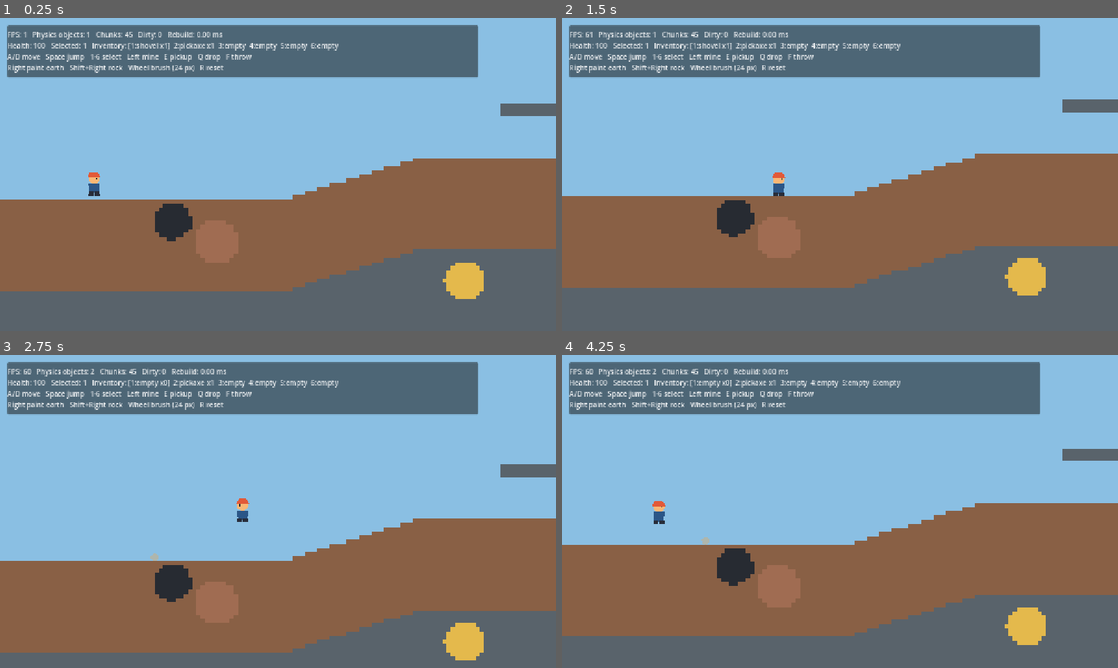
Above: before the commit, frames 1-4 (two rows, left to right).
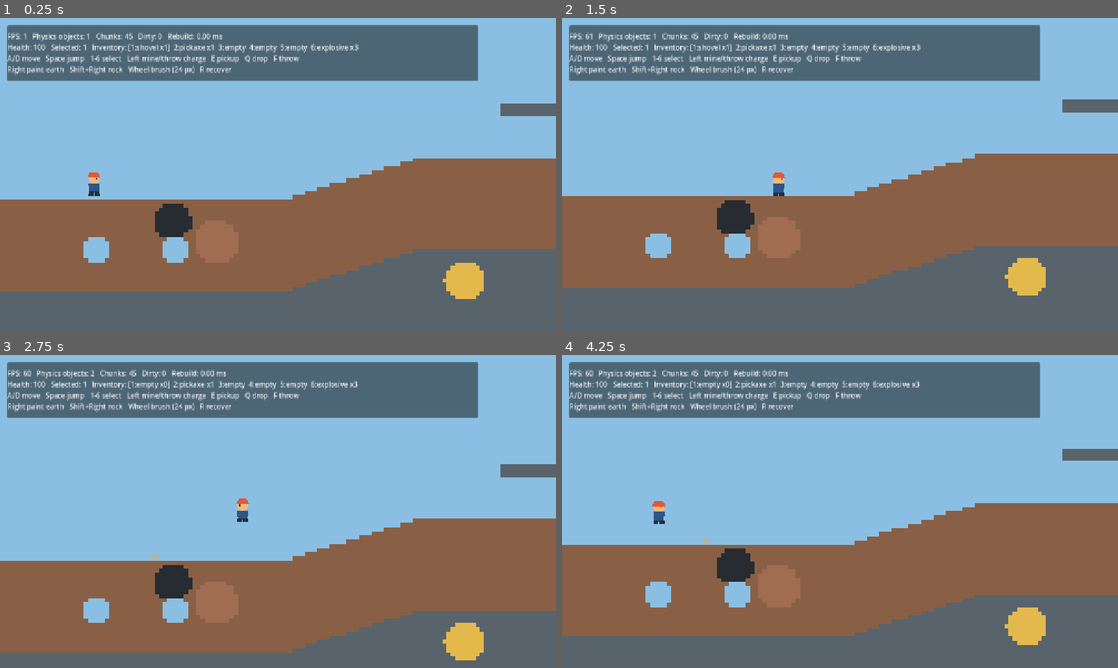
Above: after the commit, the same moments.

Repository: hannosgit/clonker
Game: Godot game, scene res://scenes/sandbox.tscn
Two runs of this game, one before a commit and one after it. Both use one fixed random seed, a clock stepped at 60 frames per second and the inputs below.
Inputs (mouse positions are in pixels of both pictures, inside the frame that each line leads up to):
- Up to frame 1 (0.25 s): no input
- Up to frame 2 (1.5 s): tap Enter at 0.5 s; move the mouse to (962, 158) at 0.52 s; hold D (move_right) from 0.53 s (still down); tap Q (drop_item) at 0.6 s; click (962, 158) at 0.67 s; tap Space (jump) at 0.77, 1.07 s; tap E (pickup_item) at 0.8, 1.35 s; move the mouse to (728, 190) at 1.27 s; click (728, 190) at 1.42 s
- Up to frame 3 (2.75 s): tap Space (jump) at 1.52, 1.82, 2.3 s; tap F (throw_item) at 1.55, 2.1 s; move the mouse to (333, 442) at 2.02 s; release D (move_right) at 2.03 s; hold A (move_left) from 2.03 s (still down); click (333, 442) at 2.17 s
- Up to frame 4 (4.25 s): move the mouse to (812, 574) at 2.77 s; release A (move_left) at 2.78 s; hold D (move_right) from 2.78 s (still down); tap Space (jump) at 2.85, 3.02, 3.32, 3.77, 4.07 s; click (812, 574) at 2.92 s; tap Q (drop_item) at 3.05, 3.6 s; move the mouse to (1006, 558) at 3.52 s; click (1006, 558) at 3.67 s; tap E (pickup_item) at 3.8 s; tap R (restart_sandbox) at 4.15 s

The runs differ from the first frame. In frame 1, 4.3% of the frame differs, in the area x 1-86%, y 4-79%; in frame 2, 4.3%; in frame 3, 4.3%; in frame 4, 4.4%, in the area x 1-86%, y 4-81%.

Commit message:
milestone 4

Diff:
--- a/data/items.json
+++ b/data/items.json
@@ -1,6 +1,7 @@
 [
   {"id": "shovel", "name": "Shovel", "kind": "tool", "color": "#aeb6ad", "max_stack": 1, "tool": {"reach": 90.0, "radius": 16.0, "cooldown": 0.18, "power": {"1": 1.5}}},
   {"id": "pickaxe", "name": "Pickaxe", "kind": "tool", "color": "#91a6bb", "max_stack": 1, "tool": {"reach": 82.0, "radius": 14.0, "cooldown": 0.28, "power": {"1": 1.0, "2": 3.5, "3": 2.5, "4": 3.5, "5": 4.5}}},
+  {"id": "explosive", "name": "Timed charge", "kind": "explosive", "color": "#dc5839", "max_stack": 6, "fuse": 2.0, "blast_radius": 112.0, "blast_power": 8.0, "damage": 85.0},
   {"id": "coal", "name": "Coal", "kind": "resource", "color": "#242830", "max_stack": 32},
   {"id": "ore", "name": "Ore", "kind": "resource", "color": "#bd7d5d", "max_stack": 32},
   {"id": "gold", "name": "Gold", "kind": "resource", "color": "#f1c74e", "max_stack": 32}
--- a/project.godot
+++ b/project.godot
@@ -1,4 +1,4 @@
-; Character sandbox — Godot 4.4.1
+; Clonker sandbox — Godot 4.4.1
 config_version=5
 
 [application]
--- a/scenes/debug_overlay.tscn
+++ b/scenes/debug_overlay.tscn
@@ -9,7 +9,7 @@
 offset_left = 16.0
 offset_top = 16.0
 offset_right = 1100.0
-offset_bottom = 136.0
+offset_bottom = 144.0
 modulate = Color(1, 1, 1, 0.9)
 
 [node name="Label" type="Label" parent="Panel"]
--- a/scenes/sandbox.tscn
+++ b/scenes/sandbox.tscn
@@ -1,9 +1,10 @@
-[gd_scene load_steps=5 format=3]
+[gd_scene load_steps=6 format=3]
 
 [ext_resource type="Script" path="res://scripts/game_session.gd" id="1"]
 [ext_resource type="PackedScene" path="res://scenes/sandbox_world.tscn" id="2"]
 [ext_resource type="PackedScene" path="res://scenes/character.tscn" id="3"]
 [ext_resource type="PackedScene" path="res://scenes/debug_overlay.tscn" id="4"]
+[ext_resource type="Script" path="res://scripts/explosion_system.gd" id="5"]
 
 [node name="Sandbox" type="Node2D"]
 script = ExtResource("1")
@@ -15,4 +16,7 @@
 
 [node name="Items" type="Node2D" parent="."]
 
+[node name="Explosions" type="Node2D" parent="."]
+script = ExtResource("5")
+
 [node name="DebugOverlay" parent="." instance=ExtResource("4")]
--- /dev/null
+++ b/scenes/timed_explosive.tscn
@@ -0,0 +1,28 @@
+[gd_scene load_steps=3 format=3]
+
+[ext_resource type="Script" path="res://scripts/timed_explosive.gd" id="1"]
+
+[sub_resource type="CircleShape2D" id="1"]
+radius = 7.0
+
+[node name="TimedExplosive" type="RigidBody2D"]
+script = ExtResource("1")
+collision_layer = 4
+collision_mask = 1
+can_sleep = true
+linear_damp = 0.7
+angular_damp = 1.5
+
+[node name="CollisionShape2D" type="CollisionShape2D" parent="."]
+shape = SubResource("1")
+
+[node name="Visual" type="Polygon2D" parent="."]
+color = Color(0.86, 0.34, 0.22, 1)
+polygon = PackedVector2Array(-7, -7, 7, -7, 7, 7, -7, 7)
+
+[node name="Count" type="Label" parent="."]
+offset_left = -12.0
+offset_top = -25.0
+offset_right = 22.0
+offset_bottom = -5.0
+theme_override_font_sizes/font_size = 12
--- a/scripts/character_controller.gd
+++ b/scripts/character_controller.gd
@@ -15,14 +15,30 @@
 var _coyote_timer := 0.0
 var _jump_buffer_timer := 0.0
 var health := 100
+var max_health := 100
 var inventory: CharacterInventory = Inventory.new()
 var tool_cooldown := 0.0
+var _shake_strength := 0.0
 
 @onready var _visual: Node2D = $Visual
 @onready var _camera: Camera2D = $Camera2D
 
 
+func _process(delta: float) -> void:
+	_shake_strength = move_toward(_shake_strength, 0.0, 22.0 * delta)
+	_camera.offset = Vector2(randf_range(-1.0, 1.0), randf_range(-1.0, 1.0)) * _shake_strength
+
+
+func shake_camera(strength: float) -> void:
+	_shake_strength = maxf(_shake_strength, minf(strength, 4.0))
+
+
 func _physics_process(delta: float) -> void:
+	if health <= 0:
+		velocity.y = minf(velocity.y + gravity * delta, max_fall_speed)
+		velocity.x = move_toward(velocity.x, 0.0, ground_friction * delta)
+		move_and_slide()
+		return
 	var direction := Input.get_axis("move_left", "move_right")
 	var rate := acceleration if is_on_floor() else air_acceleration
 	if is_zero_approx(direction) and is_on_floor():
@@ -67,3 +83,17 @@
 	_coyote_timer = 0.0
 	_jump_buffer_timer = 0.0
 	_camera.reset_smoothing()
+	_camera.offset = Vector2.ZERO
+	_shake_strength = 0.0
+
+
+func receive_damage(amount: float, impulse: Vector2) -> void:
+	if health <= 0:
+		return
+	health = maxi(0, health - ceili(maxf(amount, 0.0)))
+	velocity += impulse
+
+
+func revive_at(spawn_position: Vector2) -> void:
+	health = max_health
+	reset_at(spawn_position)
--- a/scripts/debug_overlay.gd
+++ b/scripts/debug_overlay.gd
@@ -15,5 +15,6 @@
 			var name: String = stack.get("id", "empty")
 			var quantity: int = stack.get("quantity", 0)
 			inventory_text += "%s%d:%s%s  " % ["[" if i == _session.inventory.selected else "", i + 1, name, (" x%d]" % quantity) if i == _session.inventory.selected else (" x%d" % quantity if quantity > 0 else "")]
-		_label.text = "FPS: %d   Physics objects: %d   Chunks: %d   Dirty: %d   Rebuild: %.2f ms\nHealth: %d   Selected: %d   Inventory: %s\nA/D move   Space jump   1-6 select   Left mine   E pickup   Q drop   F throw\nRight paint earth   Shift+Right rock   Wheel brush (%.0f px)   R reset" % [Engine.get_frames_per_second(), _session.physics_object_count(), _world.chunks.size(), _world.dirty_chunks.size(), _world.last_rebuild_us / 1000.0, _session.get_node("Character").health, _session.inventory.selected + 1, inventory_text, _session.brush_radius]
+		var dead: bool = _session.get_node("Character").health <= 0
+		_label.text = "FPS: %d   Physics objects: %d   Chunks: %d   Dirty: %d   Rebuild: %.2f ms\nHealth: %d%s   Selected: %d   Inventory: %s\nA/D move   Space jump   1-6 select   Left mine/throw charge   E pickup   Q drop   F throw\nRight paint earth   Shift+Right rock   Wheel brush (%.0f px)   R recover" % [Engine.get_frames_per_second(), _session.physics_object_count(), _world.chunks.size(), _world.dirty_chunks.size(), _world.last_rebuild_us / 1000.0, _session.get_node("Character").health, "   DEAD: press R" if dead else "", _session.inventory.selected + 1, inventory_text, _session.brush_radius]
 		_time_until_refresh = 0.2
--- /dev/null
+++ b/scripts/explosion_system.gd
@@ -0,0 +1,104 @@
+extends Node2D
+class_name ExplosionSystem
+
+const Materials = preload("res://scripts/material_catalog.gd")
+const Items = preload("res://scripts/item_catalog.gd")
+const ExplosiveScript = preload("res://scripts/timed_explosive.gd")
+const MAX_DETONATIONS_PER_TICK := 8
+const EFFECT_DURATION := 0.32
+
+var pending: Array[WorldItem] = []
+var detonation_count := 0
+var last_batch_count := 0
+var _effects: Array[Dictionary] = []
+@onready var _world: SandboxWorld = get_parent().get_node("World")
+@onready var _items: Node2D = get_parent().get_node("Items")
+@onready var _player: CharacterController = get_parent().get_node("Character")
+
+
+func enqueue(charge: WorldItem) -> void:
+	pending.append(charge)
+
+
+func _physics_process(_delta: float) -> void:
+	last_batch_count = 0
+	while not pending.is_empty() and last_batch_count < MAX_DETONATIONS_PER_TICK:
+		var charge: WorldItem = pending.pop_front()
+		if not is_instance_valid(charge) or charge.is_queued_for_deletion():
+			continue
+		var definition: Dictionary = Items.get_definition(charge.item_id)
+		explode(charge.global_position, float(definition["blast_radius"]), float(definition["blast_power"]), float(definition["damage"]), charge)
+		charge.queue_free()
+		detonation_count += 1
+		last_batch_count += 1
+
+
+func explode(center: Vector2, radius: float, power: float, max_damage: float, source: Node = null) -> Dictionary:
+	var edits: Array = []
+	var resistance: Dictionary = {}
+	var first := _world.world_to_cell(center - Vector2.ONE * radius)
+	var last := _world.world_to_cell(center + Vector2.ONE * radius)
+	for y in range(maxi(0, first.y), mini(_world.HEIGHT - 1, last.y) + 1):
+		for x in range(maxi(0, first.x), mini(_world.WIDTH - 1, last.x) + 1):
+			var cell := Vector2i(x, y)
+			var material := _world.get_cell_material(cell)
+			if not Materials.is_solid(material):
+				continue
+			var middle := _world.cell_to_world(cell) + Vector2.ONE * _world.CELL_SIZE * 0.5
+			if not resistance.has(material):
+				resistance[material] = float(Materials.get_definition(material)["blast_resistance"])
+			if blast_strength(middle.distance_to(center), radius, power) >= resistance[material]:
+				edits.append({"cell": cell, "material": Materials.SKY})
+	var removed := _world.apply_edits(edits)
+	for body in [_player] + _items.get_children():
+		if body == source or body.is_queued_for_deletion():
+			continue
+		var distance: float = body.global_position.distance_to(center)
+		var damage := damage_at(distance, radius, max_damage)
+		if damage <= 0.0:
+			continue
+		var direction: Vector2 = (body.global_position - center).normalized()
+		if direction == Vector2.ZERO:
+			direction = Vector2.UP
+		var impulse: Vector2 = direction * (1.0 - distance / radius) * (440.0 if body == _player else 180.0)
+		if body == _player:
+			_player.receive_damage(damage, impulse)
+		elif body is ExplosiveScript:
+			body.receive_damage(damage, impulse)
+		else:
+			body.receive_damage(damage, impulse)
+	for material in removed:
+		var material_definition: Dictionary = Materials.get_definition(material)
+		if material_definition.has("yield_item"):
+			get_parent()._spawn_resource(material_definition["yield_item"], int(removed[material]) * int(material_definition["yield_count"]), center)
+	_effects.append({"center": center, "time": EFFECT_DURATION, "radius": radius})
+	queue_redraw()
+	var camera_distance := _player.global_position.distance_to(center)
+	if camera_distance < radius * 3.0:
+		_player.shake_camera(4.0 * (1.0 - camera_distance / (radius * 3.0)))
+	return removed
+
+
+static func blast_strength(distance: float, radius: float, power: float) -> float:
+	return maxf(0.0, power * (1.0 - distance / radius)) if radius > 0.0 else 0.0
+
+
+static func damage_at(distance: float, radius: float, maximum: float) -> float:
+	return maxf(0.0, maximum * (1.0 - distance / radius)) if radius > 0.0 else 0.0
+
+
+func _process(delta: float) -> void:
+	for index in range(_effects.size() - 1, -1, -1):
+		_effects[index]["time"] -= delta
+		if _effects[index]["time"] <= 0.0:
+			_effects.remove_at(index)
+	if not _effects.is_empty():
+		queue_redraw()
+
+
+func _draw() -> void:
+	for effect in _effects:
+		var fraction: float = 1.0 - effect["time"] / EFFECT_DURATION
+		var center: Vector2 = to_local(effect["center"])
+		draw_circle(center, effect["radius"] * fraction * 0.6, Color(1.0, 0.62, 0.24, 0.23 * (1.0 - fraction)))
+		draw_arc(center, effect["radius"] * fraction, 0.0, TAU, 48, Color(1.0, 0.88, 0.54, 0.8 * (1.0 - fraction)), 4.0)
--- a/scripts/game_session.gd
+++ b/scripts/game_session.gd
@@ -7,6 +7,8 @@
 const Items = preload("res://scripts/item_catalog.gd")
 const MiningAction = preload("res://scripts/tool_action.gd")
 const ItemScene = preload("res://scenes/world_item.tscn")
+const ExplosiveScene = preload("res://scenes/timed_explosive.tscn")
+const ExplosiveScript = preload("res://scripts/timed_explosive.gd")
 
 @onready var _character: CharacterController = $Character
 @onready var _world: SandboxWorld = $World
@@ -23,12 +25,16 @@
 func _ready() -> void:
 	inventory.add("shovel", 1)
 	inventory.add("pickaxe", 1)
+	inventory.slots[5] = {"id": "explosive", "quantity": 3}
 
 
 func _physics_process(delta: float) -> void:
 	_character.tool_cooldown = maxf(0.0, _character.tool_cooldown - delta)
 	if Input.is_action_just_pressed("restart_sandbox") or _character.global_position.y > FALL_LIMIT:
-		_character.reset_at(SPAWN_POSITION)
+		_character.revive_at(SPAWN_POSITION)
+	if _character.health <= 0:
+		_flush_pending_yields()
+		return
 	if Input.is_action_pressed("terrain_dig") and _character.tool_cooldown <= 0.0:
 		_use_selected_tool(get_global_mouse_position())
 	if Input.is_action_pressed("terrain_paint"):
@@ -48,6 +54,11 @@
 	if stack.is_empty():
 		return {}
 	var definition: Dictionary = Items.get_definition(stack["id"])
+	if definition["kind"] == "explosive":
+		if _character.global_position.distance_to(target) > 340.0:
+			return {}
+		throw_explosive(target)
+		return {}
 	if not definition.has("tool"):
 		return {}
 	var tool: Dictionary = definition["tool"]
@@ -76,12 +87,31 @@
 
 
 func spawn_world_item(id: String, quantity: int, position: Vector2, impulse := Vector2.ZERO) -> WorldItem:
-	var item: WorldItem = ItemScene.instantiate()
+	var item: WorldItem = (ExplosiveScene if id == "explosive" else ItemScene).instantiate()
 	item.configure(id, quantity)
 	_items.add_child(item)
 	item.global_position = position
 	item.apply_central_impulse(impulse)
 	return item
+
+
+func throw_explosive(target: Vector2) -> WorldItem:
+	var stack := inventory.selected_stack()
+	if stack.get("id", "") != "explosive" or _character.health <= 0:
+		return null
+	var direction := (target - _character.global_position).normalized()
+	if direction == Vector2.ZERO:
+		direction = Vector2.RIGHT
+	var start := _character.global_position + direction * 27.0
+	if _world.solid_intersects(Rect2(start - Vector2.ONE * 7.0, Vector2.ONE * 14.0)):
+		start = _character.global_position + Vector2.UP * 28.0
+	var charge: WorldItem = spawn_world_item("explosive", 1, start, direction * 170.0 + Vector2.UP * 90.0)
+	charge.arm(float(Items.get_definition("explosive")["fuse"]))
+	inventory.slots[inventory.selected]["quantity"] = int(stack["quantity"]) - 1
+	if inventory.slots[inventory.selected]["quantity"] <= 0:
+		inventory.slots[inventory.selected] = {}
+	_character.tool_cooldown = 0.35
+	return charge
 
 
 func pickup_nearest() -> bool:
@@ -90,7 +120,7 @@
 	for child in _items.get_children():
 		var item := child as WorldItem
 		var distance := _character.global_position.distance_squared_to(item.global_position)
-		if distance < best_distance and inventory.capacity_for(item.item_id) > 0:
+		if distance < best_distance and inventory.capacity_for(item.item_id) > 0 and not (item is ExplosiveScript and item.armed):
 			closest = item
 			best_distance = distance
 	if closest == null:
@@ -110,6 +140,8 @@
 	var stack := inventory.selected_stack()
 	if stack.is_empty():
 		return null
+	if stack["id"] == "explosive" and throw_item:
+		return throw_explosive(get_global_mouse_position())
 	var direction := signf(get_global_mouse_position().x - _character.global_position.x)
 	if is_zero_approx(direction):
 		direction = 1.0
--- a/scripts/item_catalog.gd
+++ b/scripts/item_catalog.gd
@@ -14,7 +14,7 @@
 		assert(not _definitions.has(id), "Duplicate item ID: " + id)
 		assert(int(entry["max_stack"]) > 0, "Invalid stack size: " + id)
 		_definitions[id] = entry
-	for required in ["shovel", "pickaxe", "coal", "ore", "gold"]:
+	for required in ["shovel", "pickaxe", "explosive", "coal", "ore", "gold"]:
 		assert(_definitions.has(required), "Missing item: " + required)
 
 
--- a/scripts/sandbox_world.gd
+++ b/scripts/sandbox_world.gd
@@ -236,6 +236,8 @@
 	_paint_deposit(Vector2(-385, 425), 42.0, Materials.ORE)
 	_paint_deposit(Vector2(90, 500), 38.0, Materials.GOLD)
 	_paint_deposit(Vector2(470, 610), 46.0, Materials.ORE)
+	_carve_cave(Vector2(-615, 440), 25.0)
+	_carve_cave(Vector2(-465, 440), 25.0)
 
 
 func _paint_deposit(center: Vector2, radius: float, material: int) -> void:
@@ -247,3 +249,14 @@
 			var middle := cell_to_world(cell) + Vector2.ONE * CELL_SIZE * 0.5
 			if middle.distance_squared_to(center) <= radius * radius:
 				cells[y * WIDTH + x] = material
+
+
+func _carve_cave(center: Vector2, radius: float) -> void:
+	var first := world_to_cell(center - Vector2.ONE * radius)
+	var last := world_to_cell(center + Vector2.ONE * radius)
+	for y in range(maxi(first.y, 0), mini(last.y, HEIGHT - 1) + 1):
+		for x in range(maxi(first.x, 0), mini(last.x, WIDTH - 1) + 1):
+			var cell := Vector2i(x, y)
+			var middle := cell_to_world(cell) + Vector2.ONE * CELL_SIZE * 0.5
+			if middle.distance_squared_to(center) <= radius * radius:
+				cells[y * WIDTH + x] = Materials.SKY
--- /dev/null
+++ b/scripts/timed_explosive.gd
@@ -0,0 +1,34 @@
+extends WorldItem
+class_name TimedExplosive
+
+var armed := false
+var fuse_remaining := 0.0
+var detonation_requested := false
+
+
+func arm(fuse: float) -> void:
+	armed = true
+	fuse_remaining = maxf(fuse, 0.0)
+	$Count.text = "%.1f" % fuse_remaining
+
+
+func _physics_process(delta: float) -> void:
+	if not armed or detonation_requested:
+		return
+	fuse_remaining -= delta
+	$Count.text = "%.1f" % maxf(fuse_remaining, 0.0)
+	if fuse_remaining <= 0.0:
+		request_detonation()
+
+
+func request_detonation() -> void:
+	if detonation_requested or is_queued_for_deletion():
+		return
+	detonation_requested = true
+	armed = false
+	freeze = true
+	get_parent().get_parent().get_node("Explosions").enqueue(self)
+
+
+func receive_damage(_amount: float, _impulse: Vector2) -> void:
+	request_detonation()
--- a/scripts/world_item.gd
+++ b/scripts/world_item.gd
@@ -4,6 +4,7 @@
 const ItemCatalogScript = preload("res://scripts/item_catalog.gd")
 var item_id := ""
 var quantity := 1
+var health := 100.0
 
 
 func configure(id: String, amount: int) -> void:
@@ -30,3 +31,11 @@
 	assert(amount > 0)
 	quantity = amount
 	_update_appearance()
+
+
+func receive_damage(amount: float, impulse: Vector2) -> void:
+	if not is_queued_for_deletion():
+		apply_central_impulse(impulse)
+		health -= maxf(amount, 0.0)
+		if health <= 0.0:
+			queue_free()
--- /dev/null
+++ b/tests/explosion_benchmark.gd
@@ -0,0 +1,37 @@
+extends SceneTree
+
+const FRAMES := 180
+
+
+func _initialize() -> void:
+	call_deferred("_run")
+
+
+func _run() -> void:
+	root.content_scale_size = Vector2i(1920, 1080)
+	DisplayServer.window_set_size(Vector2i(1920, 1080))
+	var sandbox: Node2D = load("res://scenes/sandbox.tscn").instantiate()
+	root.add_child(sandbox)
+	var blasts: Node2D = sandbox.get_node("Explosions")
+	var world: SandboxWorld = sandbox.get_node("World")
+	for i in 30:
+		await process_frame
+	var total_us := 0
+	var worst_us := 0
+	var slow_frames := 0
+	var previous := Time.get_ticks_usec()
+	for i in FRAMES:
+		if i % 12 == 0:
+			var position := Vector2(-544 + (i / 12) * 13, 430)
+			blasts.explode(position, 112, 8, 85)
+		await process_frame
+		var now := Time.get_ticks_usec()
+		var frame_us := now - previous
+		total_us += frame_us
+		worst_us = maxi(worst_us, frame_us)
+		if frame_us > 16667:
+			slow_frames += 1
+			print("Slow frame %d: %.2fms, rebuild %.2fms" % [i, frame_us / 1000.0, world.last_rebuild_us / 1000.0])
+		previous = now
+	print("Explosion benchmark 1920x1080: frames=%d blasts=%d average=%.2fms worst=%.2fms over_16.67ms=%d chunks=%d rebuilds=%d" % [FRAMES, FRAMES / 12, total_us / float(FRAMES) / 1000.0, worst_us / 1000.0, slow_frames, world.chunks.size(), world.rebuild_count])
+	quit(0)
--- /dev/null
+++ b/tests/explosion_smoke.gd
@@ -0,0 +1,123 @@
+extends SceneTree
+
+const Materials = preload("res://scripts/material_catalog.gd")
+const Explosions = preload("res://scripts/explosion_system.gd")
+
+
+func _initialize() -> void:
+	call_deferred("_run")
+
+
+func _run() -> void:
+	var sandbox: Node2D = load("res://scenes/sandbox.tscn").instantiate()
+	root.add_child(sandbox)
+	var world: SandboxWorld = sandbox.get_node("World")
+	var player: CharacterController = sandbox.get_node("Character")
+	var blasts: Node2D = sandbox.get_node("Explosions")
+	await _frames(3)
+	if not _check(is_equal_approx(Explosions.damage_at(0, 100, 80), 80) and is_equal_approx(Explosions.damage_at(50, 100, 80), 40) and Explosions.damage_at(100, 100, 80) == 0, "damage falls off linearly"):
+		return
+	if not _check(Explosions.blast_strength(50, 100, 8) == 4 and Explosions.blast_strength(100, 100, 8) == 0, "blast strength falls off"):
+		return
+	# The generated sandbox caves lie on opposite sides of the x=-544 chunk seam.
+	var barrier := Vector2(-544, 440)
+	if not _check(world.get_cell_material(world.world_to_cell(Vector2(-615, 440))) == Materials.SKY and world.get_cell_material(world.world_to_cell(Vector2(-465, 440))) == Materials.SKY and world.get_cell_material(world.world_to_cell(barrier)) != Materials.SKY and not _ray_clear(world, Vector2(-615, 440), Vector2(-465, 440)), "generated caves are separated by a barrier"):
+		return
+	player.reset_at(Vector2(-544, 310))
+	var near_health := player.health
+	var far_item: WorldItem = sandbox.spawn_world_item("coal", 1, Vector2(-445, 310))
+	var before_velocity := far_item.linear_velocity
+	var ore_before := _count_cells(world, Materials.ORE)
+	var first_removed: Dictionary = blasts.explode(Vector2(-544, 385), 112, 8, 85)
+	await _frames(3)
+	if not _check(first_removed.size() > 0 and _ray_clear(world, Vector2(-615, 440), Vector2(-465, 440)), "blast connects cavities through seam"):
+		return
+	blasts.explode(Vector2(-520, 420), 112, 8, 85)
+	await _frames(3)
+	if not _check(_ray_clear(world, Vector2(-615, 440), Vector2(-465, 440)) and world.dirty_chunks.is_empty(), "consecutive seam blasts leave current collision"):
+		return
+	if not _check(player.health < near_health and player.velocity.length() > 0, "nearby player is damaged and pushed"):
+		return
+	if not _check(far_item.linear_velocity != before_velocity, "loose item receives impulse"):
+		return
+	var fragile_item: WorldItem = sandbox.spawn_world_item("coal", 1, Vector2(-200, 140))
+	fragile_item.receive_damage(101, Vector2.ZERO)
+	await _frames(1)
+	if not _check(not is_instance_valid(fragile_item), "damageable world item can be destroyed"):
+		return
+	var second_removed: Dictionary = blasts.explode(Vector2(-390, 425), 112, 8, 85)
+	await _frames(3)
+	if not _check(int(second_removed.get(Materials.ORE, 0)) > 0 and _count_cells(world, Materials.ORE) < ore_before and _world_quantity(sandbox, "ore") == int(second_removed.get(Materials.ORE, 0)), "blast exposes ore as physical yield"):
+		return
+	var before_count: int = blasts.detonation_count
+	sandbox.inventory.select_slot(5)
+	var charge_from_inventory = sandbox.throw_explosive(Vector2(300, 120))
+	if not _check(charge_from_inventory != null and charge_from_inventory.armed and sandbox.inventory.count("explosive") == 2, "throwing arms one inventory charge"):
+		return
+	charge_from_inventory.queue_free()
+	var charge_a = sandbox.spawn_world_item("explosive", 1, Vector2(210, 120))
+	var charge_b = sandbox.spawn_world_item("explosive", 1, Vector2(242, 120))
+	charge_a.arm(0.05)
+	charge_b.arm(20.0)
+	await _frames(12)
+	if not _check(blasts.detonation_count == before_count + 2 and blasts.pending.is_empty(), "fuse causes one detonation and queues nearby charge"):
+		return
+	await _frames(12)
+	if not _check(blasts.detonation_count == before_count + 2, "charges detonate only once"):
+		return
+	var chain_before: int = blasts.detonation_count
+	for i in 24:
+		var charge = sandbox.spawn_world_item("explosive", 1, Vector2(480 + i * 2, 120))
+		charge.arm(20.0)
+		if i == 0:
+			charge.request_detonation()
+	await _frames(1)
+	if not _check(blasts.last_batch_count <= blasts.MAX_DETONATIONS_PER_TICK and blasts.detonation_count - chain_before <= blasts.MAX_DETONATIONS_PER_TICK, "chain processing is bounded per tick"):
+		return
+	await _frames(12)
+	if not _check(blasts.detonation_count == chain_before + 24 and blasts.pending.is_empty(), "large chain drains without recursion or repeats"):
+		return
+	player.receive_damage(1000, Vector2.ZERO)
+	if not _check(player.health == 0, "damage can kill player"):
+		return
+	Input.action_press("restart_sandbox")
+	await _frames(2)
+	Input.action_release("restart_sandbox")
+	if not _check(player.health == 100 and player.global_position.distance_to(sandbox.SPAWN_POSITION) < 3.0, "restart restores health and position"):
+		return
+	print("Explosion smoke passed: falloff, collision seam, resources, damage, impulse, fuse, chain, recovery")
+	quit(0)
+
+
+func _ray_clear(world: SandboxWorld, a: Vector2, b: Vector2) -> bool:
+	var query := PhysicsRayQueryParameters2D.create(a, b, 1)
+	return world.get_world_2d().direct_space_state.intersect_ray(query).is_empty()
+
+
+func _count_cells(world: SandboxWorld, material: int) -> int:
+	var count := 0
+	for id in world.cells:
+		if id == material:
+			count += 1
+	return count
+
+
+func _world_quantity(sandbox: Node2D, id: String) -> int:
+	var total := 0
+	for item in sandbox.get_node("Items").get_children():
+		if item.item_id == id and not item.is_queued_for_deletion():
+			total += item.quantity
+	return total
+
+
+func _frames(count: int) -> void:
+	for i in count:
+		await physics_frame
+
+
+func _check(condition: bool, message: String) -> bool:
+	if condition:
+		return true
+	push_error("Explosion smoke failed: " + message)
+	quit(1)
+	return false
Not shown, changed: specs/IMPLEMENTATION_PLAN.md
